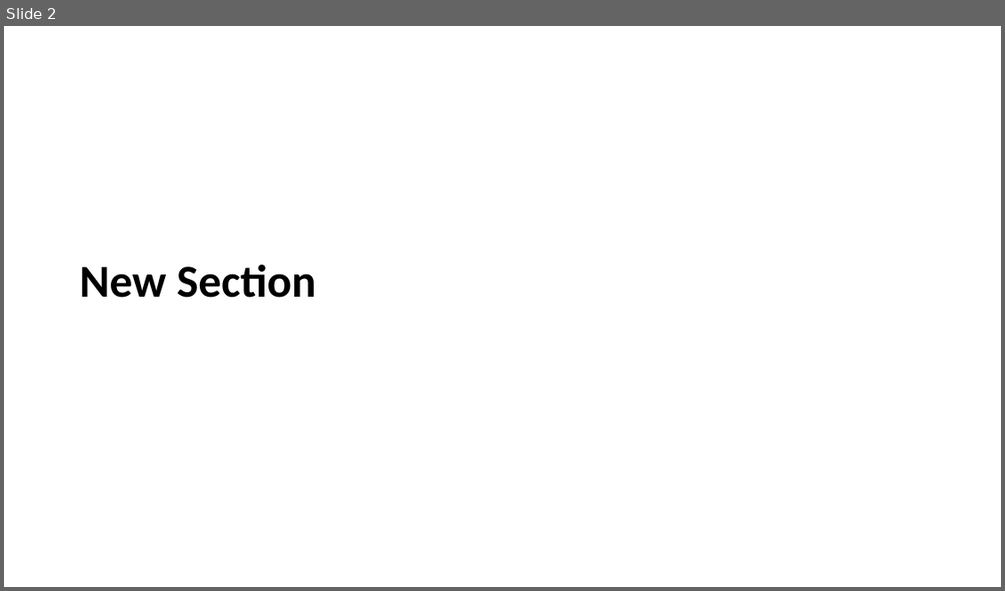
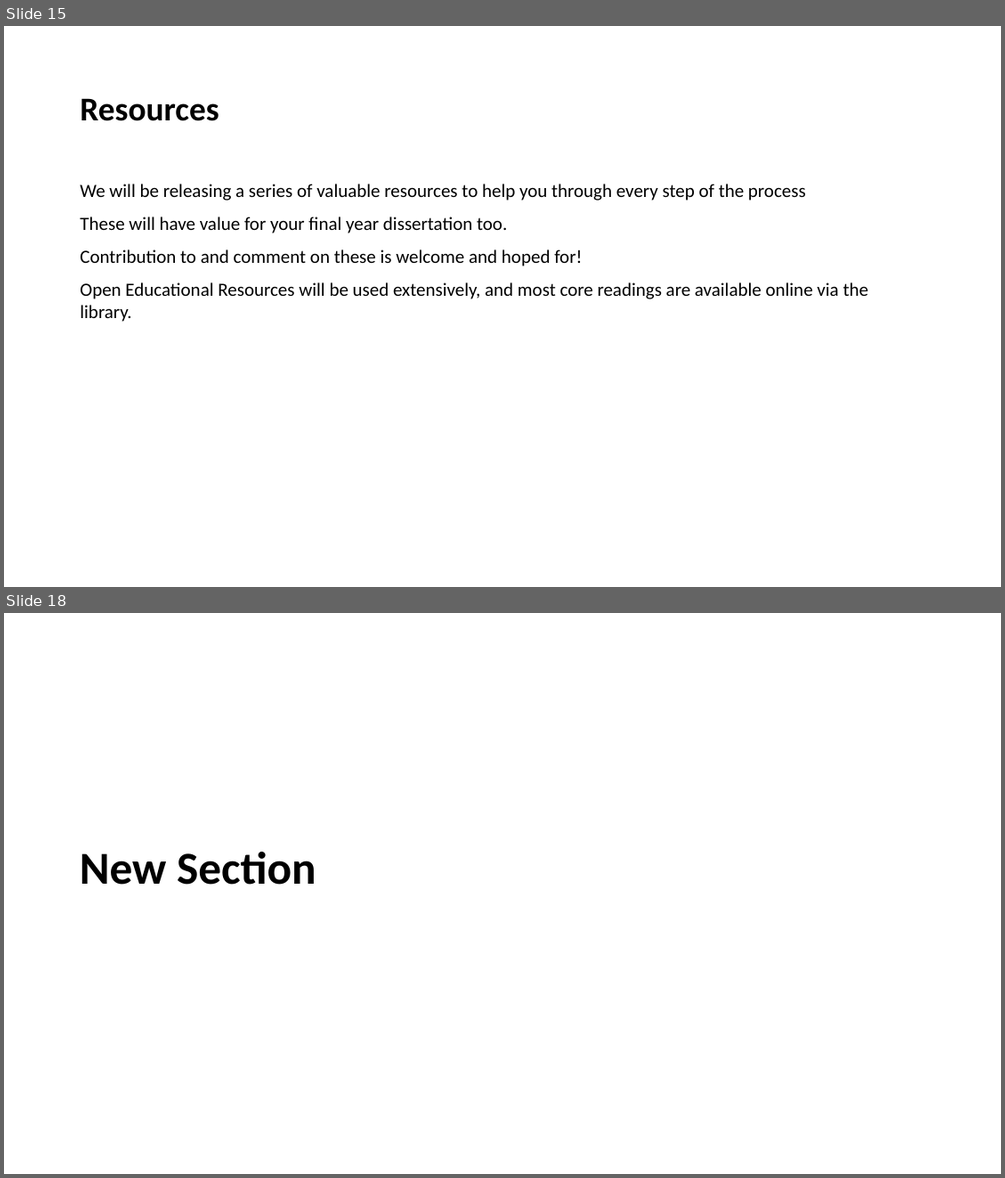
Before and after one commit to LittleMonkeyLab/PS52007Dslides, a slide deck: _site/lectures/Lecture01/Lecture01.pptx. Shown one above the other, each under a label of ours: slide 2 before the commit, slides 15 and 18 after it; the slides between them are not shown. The pictures are 1005x591 and 1005x1178 pixels, drawn with LibreOffice and Linux fonts; fonts in the diff are those of the drawing; background and template pictures are left out. Boxes give left, top, right and bottom in pixels: in the first picture for what was removed or moved away, otherwise in the second. Text is boxed around its words. In the diff, an @@ line names an element or a change of style, - is before the commit and + after.

```diff
--- a/_site/lectures/Lecture01/Lecture01.pptx
+++ b/_site/lectures/Lecture01/Lecture01.pptx
@@ slide 15 added at (x1=4, y1=26, x2=1001, y2=587), background #FFFFFF @@
@@ title added at (x1=80, y1=98, x2=218, y2=121), 32 pt, text #000000, bold @@
+Resources
@@ text added at (x1=80, y1=184, x2=868, y2=321), 18 pt, text #000000 @@
+We will be releasing a series of valuable resources to help you through every step of the process
+These will have value for your final year dissertation too.
+Contribution to and comment on these is welcome and hoped for!
+Open Educational Resources will be used extensively, and most core readings are available online via the library.
@@ what was slide 2 is now slide 18 @@
```
Also in this commit, not shown: 1 slide changed, 14 other slides added, 7 slides removed, 27 other files.
